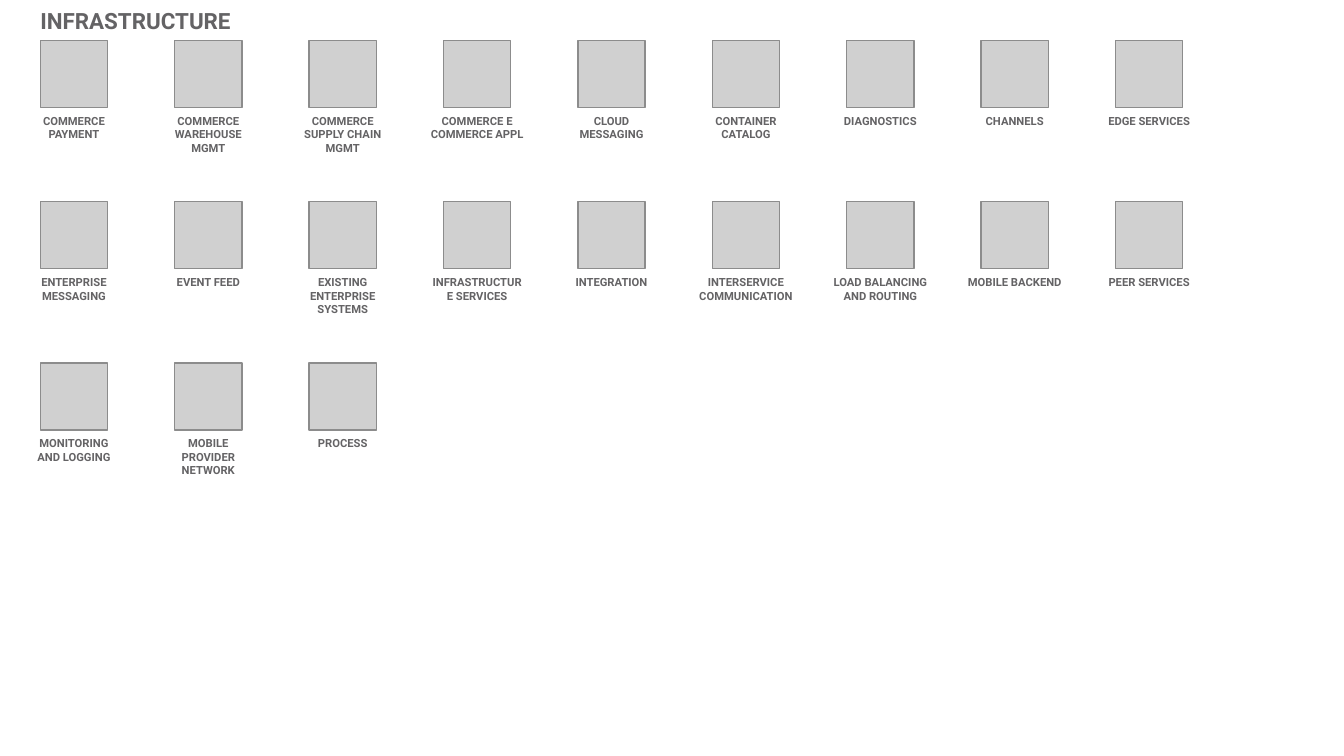
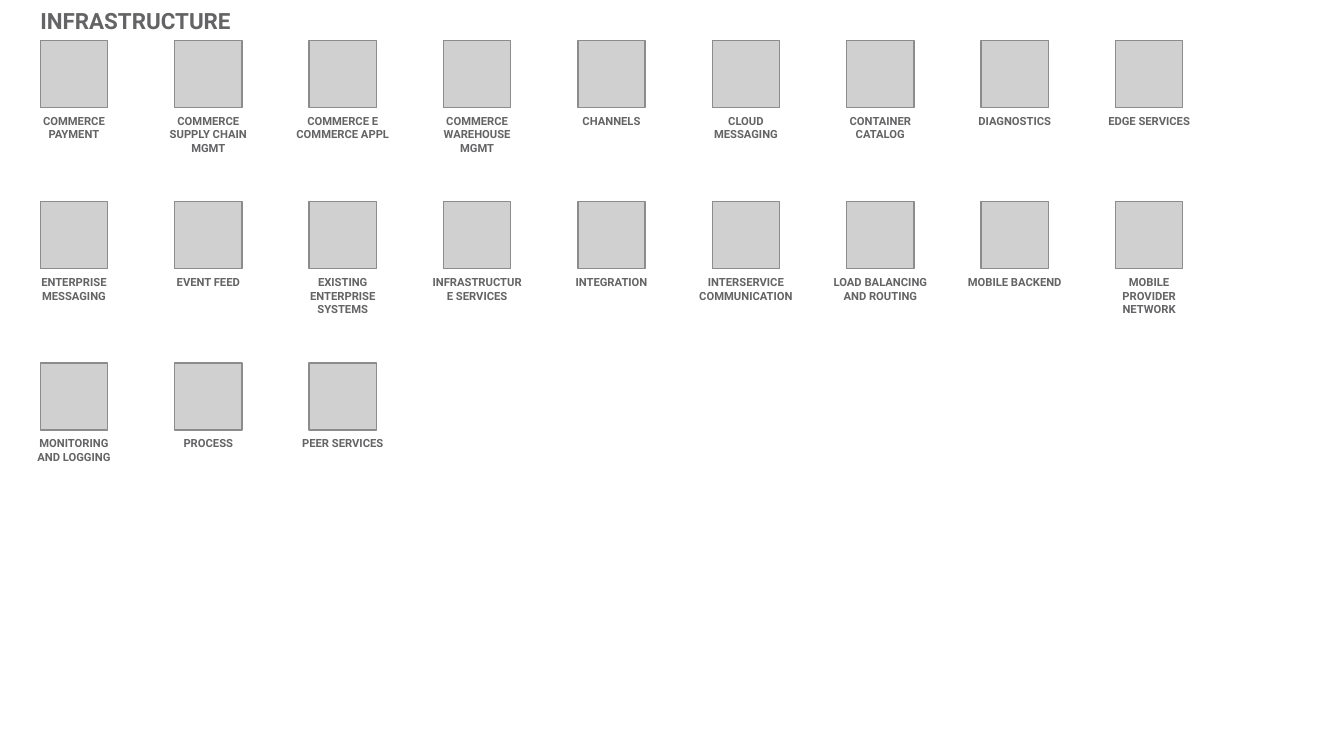
Before and after one commit to l2fprod/myarchitecture, a slide deck: slide 18 of mycatalog-architecture-diagram-template.pptx. Drawn at 1344x756 pixels with LibreOffice and Linux fonts; fonts in the diff are those of the drawing; grey boxes stand for pictures. Boxes give left, top, right and bottom in pixels: in the first picture for what was removed or moved away, otherwise in the second. Text is boxed around its words. In the diff, an @@ line names an element or a change of style, - is before the commit and + after.

```diff
--- a/mycatalog-architecture-diagram-template.pptx
+++ b/mycatalog-architecture-diagram-template.pptx
@@ text at (x1=170, y1=117, x2=247, y2=152): text changed @@
-COMMERCE WAREHOUSE MGMT
+COMMERCE SUPPLY CHAIN MGMT
@@ text "COMMERCE E COMMERCE APPL" moved from (x1=431, y1=117, x2=523, y2=138) to (x1=296, y1=117, x2=389, y2=138) @@
@@ text at (x1=444, y1=117, x2=511, y2=152): text changed @@
-COMMERCE SUPPLY CHAIN MGMT
+COMMERCE WAREHOUSE MGMT
@@ text "CHANNELS" moved from (x1=986, y1=117, x2=1044, y2=125) to (x1=582, y1=117, x2=640, y2=125) @@
@@ 3 texts moved together from (x1=580, y1=117, x2=917, y2=138) to (x1=714, y1=117, x2=1051, y2=138) @@
@@ text at (x1=1122, y1=278, x2=1176, y2=313): text changed @@
-PEER SERVICES
+MOBILE PROVIDER NETWORK
@@ text "PROCESS" moved from (x1=318, y1=439, x2=368, y2=447) to (x1=184, y1=439, x2=234, y2=447) @@
@@ text removed at (x1=182, y1=439, x2=235, y2=474) @@
-MOBILE PROVIDER NETWORK
@@ text added at (x1=302, y1=439, x2=383, y2=447), 6 pt, text #646365, bold @@
+PEER SERVICES
```
Also in this commit, not shown: 19 other slides changed.
